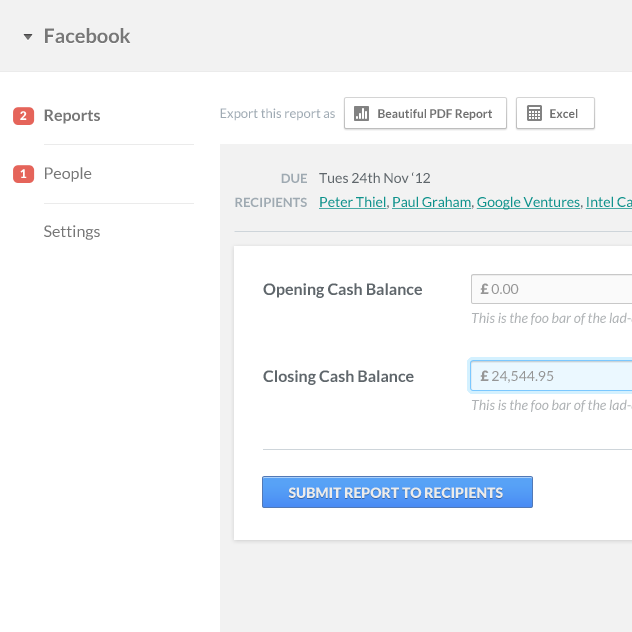
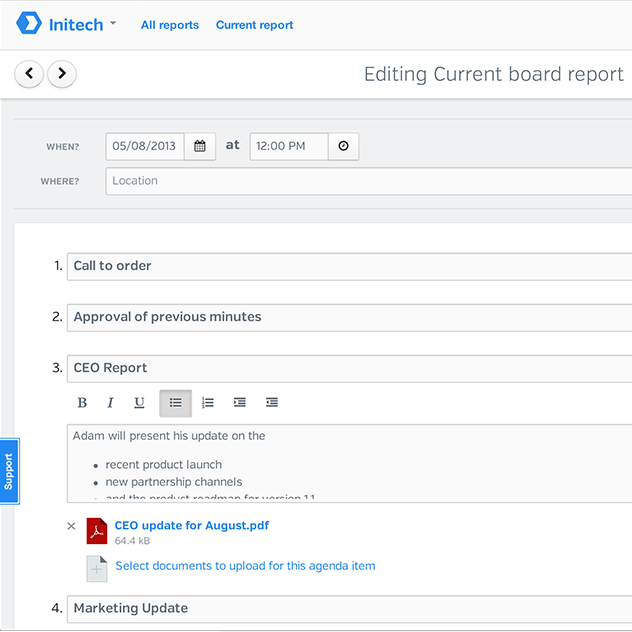
Layered file, before and after one edit (632×632). Changes by layer:
added layer "Seneca-io_Edit-board-report-agenda-screen" above "Layer 2" over [0, 0, 632, 631]
